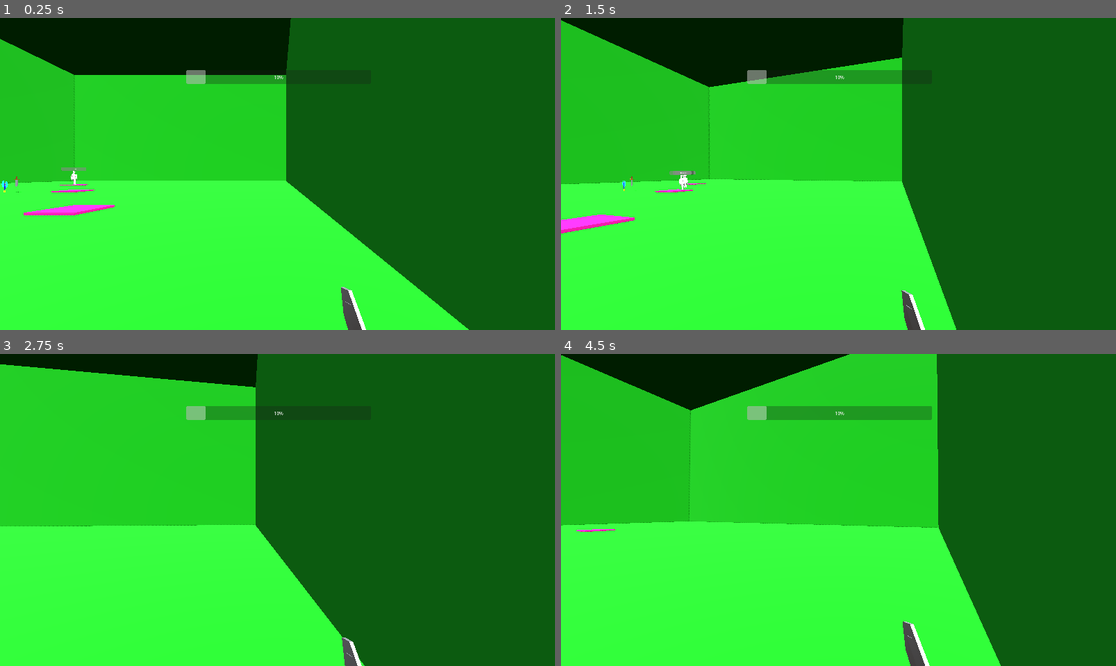
Above: before the commit, frames 1-4 (two rows, left to right).
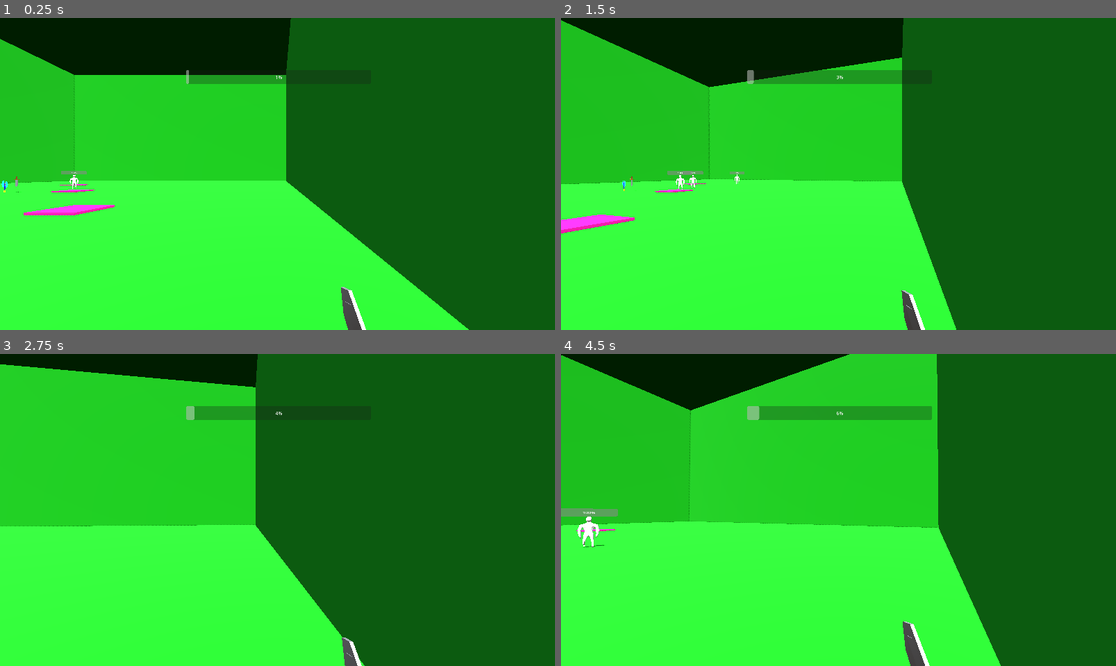
Above: after the commit, the same moments.

Repository: MrDragonMister/Raid_And_Rescue
Game: Godot game, scene res://scenes/world.tscn
The game is run twice, just before and just after one commit, with the same random seed, the same clock (stepped at 60 frames per second) and the same inputs.
Inputs (mouse positions are in pixels of both pictures, inside the frame that each line leads up to):
- Up to frame 1 (0.25 s): no input
- Up to frame 2 (1.5 s): move the mouse to (866, 174) at 0.52 s; hold W (move_forwards) from 0.53 s (still down); click (866, 174) at 0.6 s; tap Space (jump) at 0.77 s; tap C (spawn enemy) at 0.8, 1.35 s; move the mouse to (810, 174) at 1.27 s
- Up to frame 3 (2.75 s): keep holding W (move_forwards); tap Space (jump) at 1.52 s; click (249, 510) at 1.55 s; move the mouse to (288, 503) at 2.02 s; click (288, 503) at 2.1 s; tap C (spawn enemy) at 2.3 s
- Up to frame 4 (4.5 s): keep holding W (move_forwards); move the mouse to (832, 516) at 2.77 s; tap Shift (crouch) at 2.85 s; tap Space (jump) at 3.02, 3.77 s; click (832, 516) at 3.05 s; move the mouse to (877, 513) at 3.52 s; right-click (877, 513) at 3.6 s; tap C (spawn enemy) at 3.8, 4.35 s; move the mouse to (794, 506) at 4.27 s

The runs differ from the first frame. In frame 1, 0.3% of the frame differs, in the area x 11-52%, y 16-55%; in frame 2, 0.3%; in frame 3, 0.1%; in frame 4, 0.5%, in the area x 0-52%, y 16-63%.
Error before the commit: Invalid access to property or key 'enemy_spawnpos' on a base object of type 'null instance'. (res://scripts/enemy.gd:13)
Error after the commit: Invalid operands 'Vector3' and 'int' in operator '**'. (res://scripts/enemy.gd:31)

Commit message:
fixed bugs and addded ranged based damage, top bar now also counts amount of enemies

Diff:
--- a/scenes/world.tscn
+++ b/scenes/world.tscn
@@ -6,6 +6,7 @@
 [ext_resource type="PackedScene" uid="uid://cny8rnjsf4uw5" path="res://scenes/enemy.tscn" id="4_pccng"]
 [ext_resource type="Script" path="res://scripts/enemy_manager.gd" id="5_b121a"]
 [ext_resource type="ArrayMesh" uid="uid://dwqs16ln38cmi" path="res://assets/Axeversion3.obj" id="5_sjbiw"]
+[ext_resource type="Script" path="res://scripts/health_bar.gd" id="7_3o73v"]
 
 [sub_resource type="ProceduralSkyMaterial" id="ProceduralSkyMaterial_ij0ug"]
 sky_horizon_color = Color(0.64625, 0.65575, 0.67075, 1)
@@ -207,3 +208,4 @@
 offset_right = 324.0
 offset_bottom = -312.0
 grow_horizontal = 2
+script = ExtResource("7_3o73v")
--- a/scripts/enemy.gd
+++ b/scripts/enemy.gd
@@ -7,11 +7,12 @@
 @onready var nav: NavigationAgent3D = $NavigationAgent3D
 @onready var enemy_health_display := $health_display
 @onready var enemy_manager = %Enemy_manager
+@onready var player = $"../../Player"
+@onready var game_manager = %game_manager
 
 func _ready():
 	health_bar.value = health
-	print("enemy", enemy_manager.enemy_spawnpos)
-	position = enemy_manager.enemy_spawnpos
+	position = Global.enemy_spawn_pos
 
 
 func _process(delta: float) -> void:
@@ -25,12 +26,20 @@
 		# Rotate the Sprite3D to face the camera's position
 		enemy_health_display.look_at(camera.global_transform.origin, Vector3.UP)
 
-	if Input.is_action_just_pressed("attack"):
+	var v3distance2player = position - player.position
+	# use 3d pythagoras to go from a 3d vector to a float
+	var float_distance_2_player =  sqrt(v3distance2player.x**2 + v3distance2player.y**2 + v3distance2player**2)
+	if Input.is_action_just_pressed("attack") and float_distance_2_player < 10:
 		if health > health_bar.min_value:
 			for n in 10:
 				health -= 1
 				health_bar.value = health
 				await get_tree().create_timer(0.01).timeout
+		if health <= health_bar.min_value:
+			print(self)
+			get_tree().create_timer(3).timeout
+			Global.change_amount_of_enemies(-1)
+			queue_free()
 	if Input.is_action_just_pressed("interact"):
 		if health < health_bar.max_value:
 			for n in 10:
@@ -44,6 +53,9 @@
 	direction = nav.get_next_path_position() - global_position
 	direction = direction.normalized()
 
+	var player_xz_pos = Vector3(player.position.x, position.y, player.position.z)
+	look_at(player_xz_pos)
+
 	if is_on_floor():
 		velocity = direction * ENEMY_SPEED
 	else:
--- a/scripts/enemy_manager.gd
+++ b/scripts/enemy_manager.gd
@@ -2,19 +2,12 @@
 
 @export var enemy_scene : PackedScene
 
-var enemy_spawnpos = Vector3(10, 10, 10)
-
-func _init():
-	enemy_spawnpos = Vector3(0, 1, 0)
-
-# Called every frame. 'delta' is the elapsed time since the previous frame.
 func _process(delta: float) -> void:
 	if Input.is_action_just_pressed("spawn enemy"):
-		spawn_enemy(Vector3(10, 10, 10))
+		spawn_enemy(Vector3(randi_range(-10, 10), 0, randi_range(-10, 10)))
 
 func spawn_enemy(pos):
 	var mob = enemy_scene.instantiate()
-	print("manager a", enemy_spawnpos)
-	#enemy_spawnpos = pos
-	print("manager b", enemy_spawnpos)
+	Global.set_enemy_spawn_pos(pos)
 	add_child(mob)
+	Global.change_amount_of_enemies(1)
--- a/scripts/global.gd
+++ b/scripts/global.gd
@@ -2,9 +2,17 @@
 
 @onready var target_pos = Vector3()
 @onready var player_pos = Vector3.ZERO
+@onready var enemy_spawn_pos = Vector3.ZERO
+@onready var amount_of_enemies = 1
 
 func set_target(new_target_pos):
 	target_pos = new_target_pos
 
 func set_player_pos(new_player_pos):
 	player_pos = new_player_pos
+
+func set_enemy_spawn_pos(new_enemy_spawn_pos):
+	enemy_spawn_pos = new_enemy_spawn_pos
+
+func change_amount_of_enemies(change):
+	amount_of_enemies += change
--- /dev/null
+++ b/scripts/health_bar.gd
@@ -0,0 +1,7 @@
+extends ProgressBar
+
+@onready var health_bar = $"."
+@onready var enemy_manager = %Enemy_manager
+
+func _process(delta):
+	health_bar.value = Global.amount_of_enemies
Not shown: 1 places in scenes/world.tscn that only renumber resources
